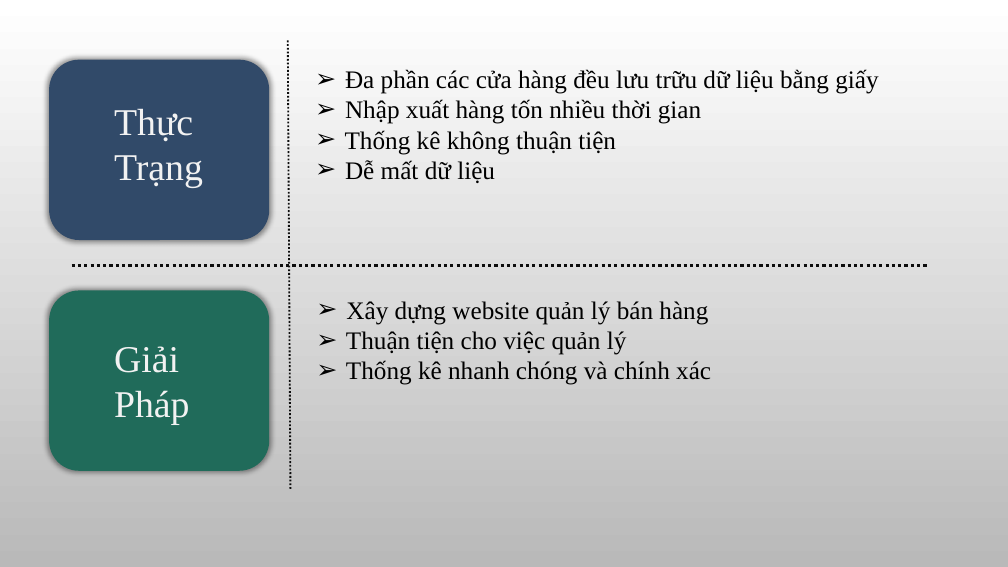
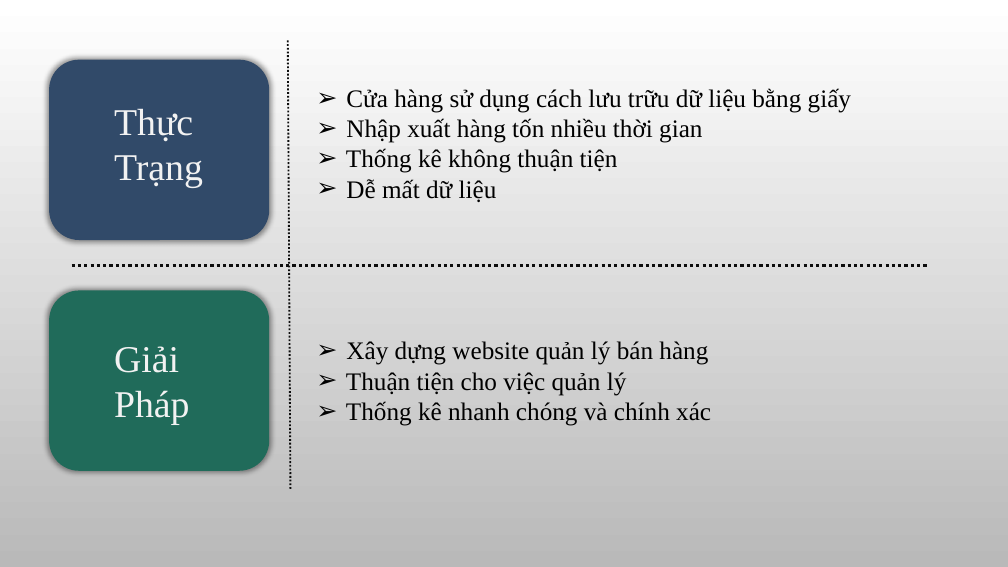
Before and after one commit to candycake124/TTTN, a slide deck: slide 5 of slide_TTTN_N-T-Ly.pptx. Drawn at 1008x567 pixels with LibreOffice and Linux fonts; fonts in the diff are those of the drawing; background and template pictures are left out. Boxes give left, top, right and bottom in pixels: in the first picture for what was removed or moved away, otherwise in the second. Text is boxed around its words. In the diff, an @@ line names an element or a change of style, - is before the commit and + after.

```diff
--- a/slide_TTTN_N-T-Ly.pptx
+++ b/slide_TTTN_N-T-Ly.pptx
@@ text "Cửa hàng sử dụng cách ...": place and size @@
-text "Cửa hàng sử dụng cách ..." at box(345, 69, 878, 183)
+text "Cửa hàng sử dụng cách ..." at box(346, 88, 851, 202)
@@ text at box(346, 88, 851, 113): text changed @@
-➢ Đa phần các cửa hàng đều lưu trữu dữ liệu bằng giấy
+➢ Cửa hàng sử dụng cách lưu trữu dữ liệu bằng giấy
@@ text "Xây dựng website quản lý ...": place and size @@
-text "Xây dựng website quản lý ..." at box(346, 301, 711, 385)
+text "Xây dựng website quản lý ..." at box(346, 341, 711, 426)
```
Also in this commit, not shown: 1 other slide changed, 25 other files.
